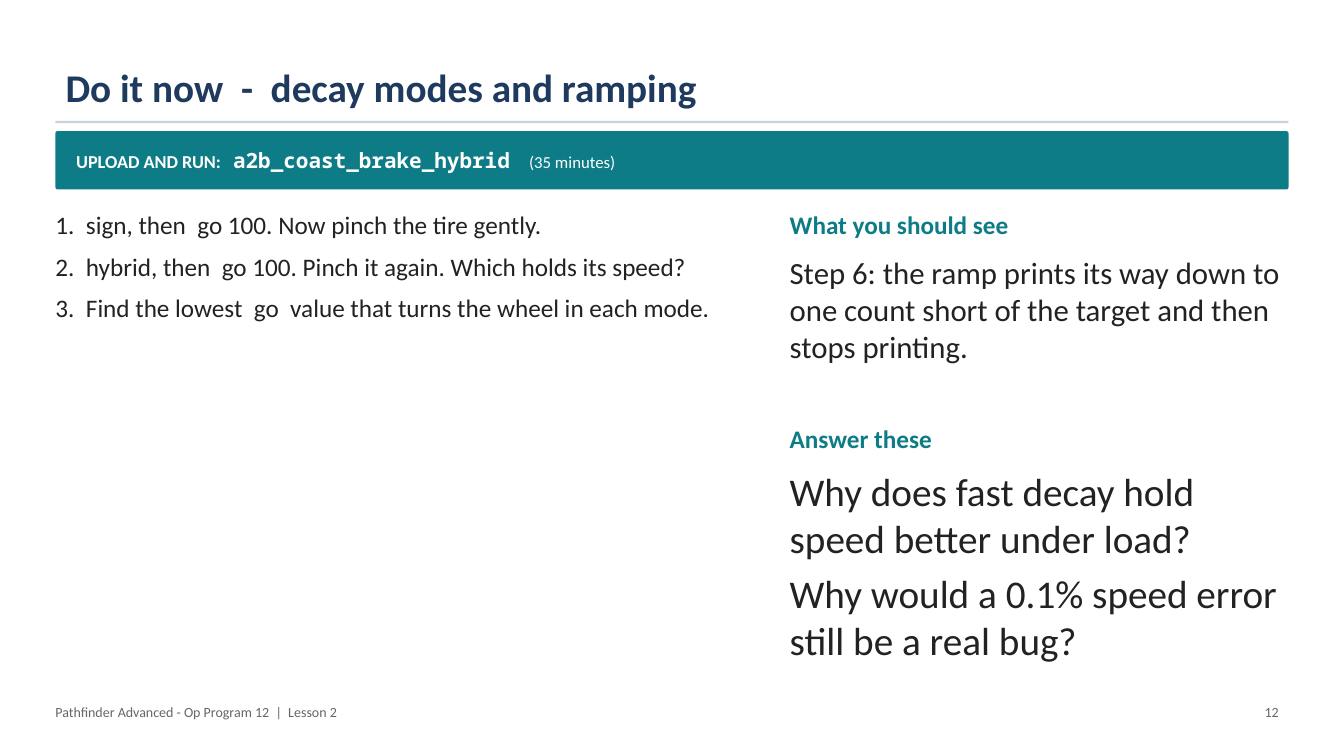
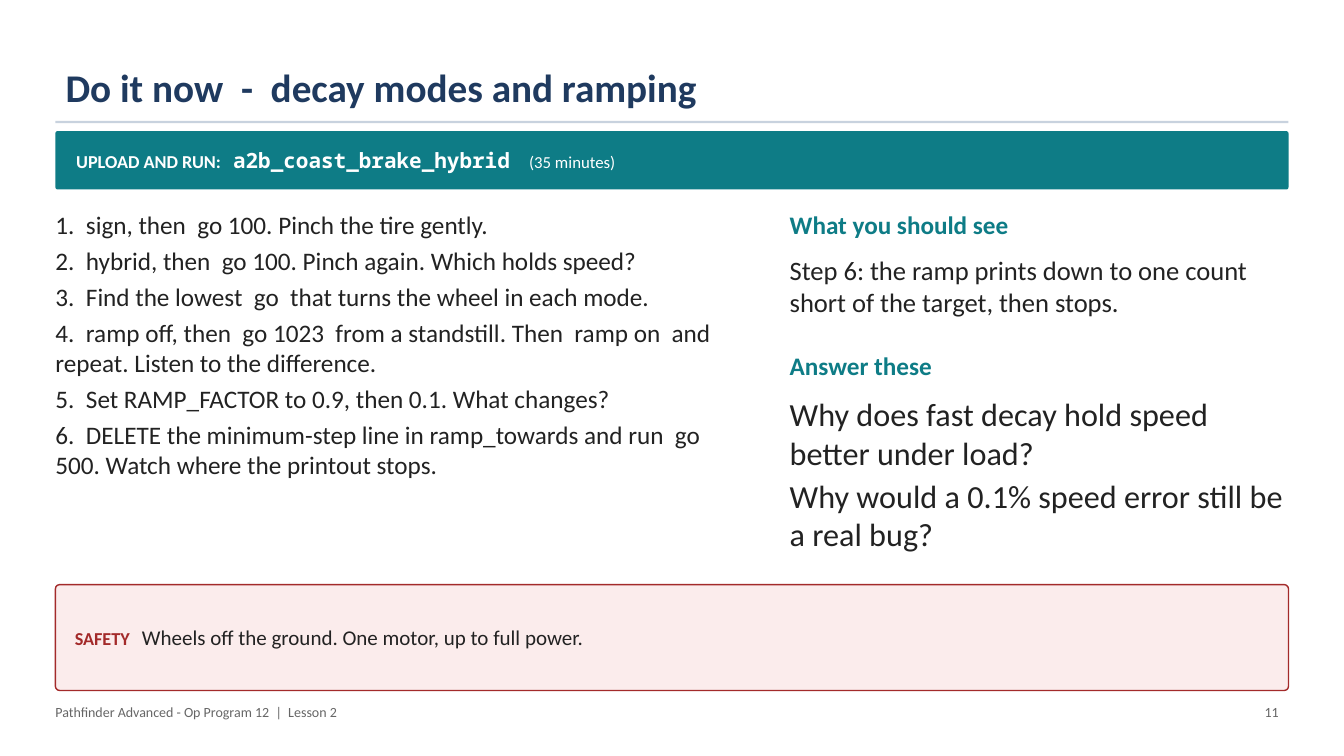
Before and after one commit to PorpoiseRobotics/porpoise-robotics, a slide deck: slide 12 of ground-vehicle/docs/courses/advanced/l2_motors_and_ramping.pptx (slide 13 before the commit). Drawn at 1344x756 pixels with LibreOffice and Linux fonts; fonts in the diff are those of the drawing. Boxes give left, top, right and bottom in pixels: in the first picture for what was removed or moved away, otherwise in the second. Text is boxed around its words. In the diff, an @@ line names an element or a change of style, - is before the commit and + after.

```diff
--- a/ground-vehicle/docs/courses/advanced/l2_motors_and_ramping.pptx
+++ b/ground-vehicle/docs/courses/advanced/l2_motors_and_ramping.pptx
@@ text at bbox=[55, 216, 711, 478]: text changed @@
-1. sign, then go 100. Now pinch the tire gently.
-2. hybrid, then go 100. Pinch it again. Which holds its speed?
-3. Find the lowest go value that turns the wheel in each mode.
+1. sign, then go 100. Pinch the tire gently.
+2. hybrid, then go 100. Pinch again. Which holds speed?
+3. Find the lowest go that turns the wheel in each mode.
+4. ramp off, then go 1023 from a standstill. Then ramp on and repeat. Listen to the difference.
+5. Set RAMP_FACTOR to 0.9, then 0.1. What changes?
+6. DELETE the minimum-step line in ramp_towards and run go 500. Watch where the printout stops.
@@ text at bbox=[790, 261, 1247, 317]: text changed; size 22 to 19 pt @@
-Step 6: the ramp prints its way down to one count short of the target and then stops printing.
+Step 6: the ramp prints down to one count short of the target, then stops.
@@ text "Answer these": place and size @@
-text "Answer these" at bbox=[790, 430, 932, 449]
+text "Answer these" at bbox=[790, 357, 932, 376]
@@ text "Why does fast decay hold ...": place and size @@
-text "Why does fast decay hold ..." at bbox=[790, 478, 1276, 662]
+text "Why does fast decay hold ..." at bbox=[790, 403, 1283, 552]
@@ text "Why does fast decay hold ..." at bbox=[790, 403, 1283, 552]: size 28 to 23 pt; less space between paragraphs @@
@@ rounded rectangle added at bbox=[55, 585, 1289, 691], fill #FBECEC, outline #A32A2A 1 pt, 15 pt, text #222222 @@
+SAFETY Wheels off the ground. One motor, up to full power.
@@ text at bbox=[1265, 708, 1279, 717]: text changed @@
-12
+11
```
Also in this commit, not shown: 13 other slides changed, 2 slides removed, 17 other files.
